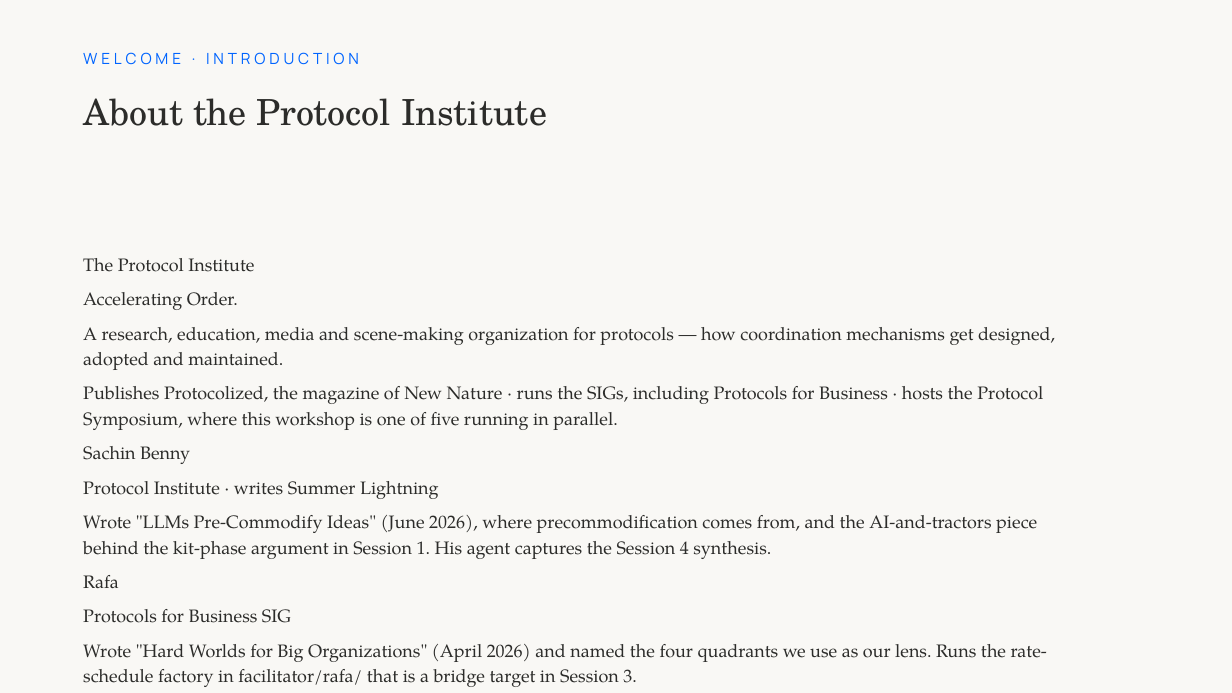
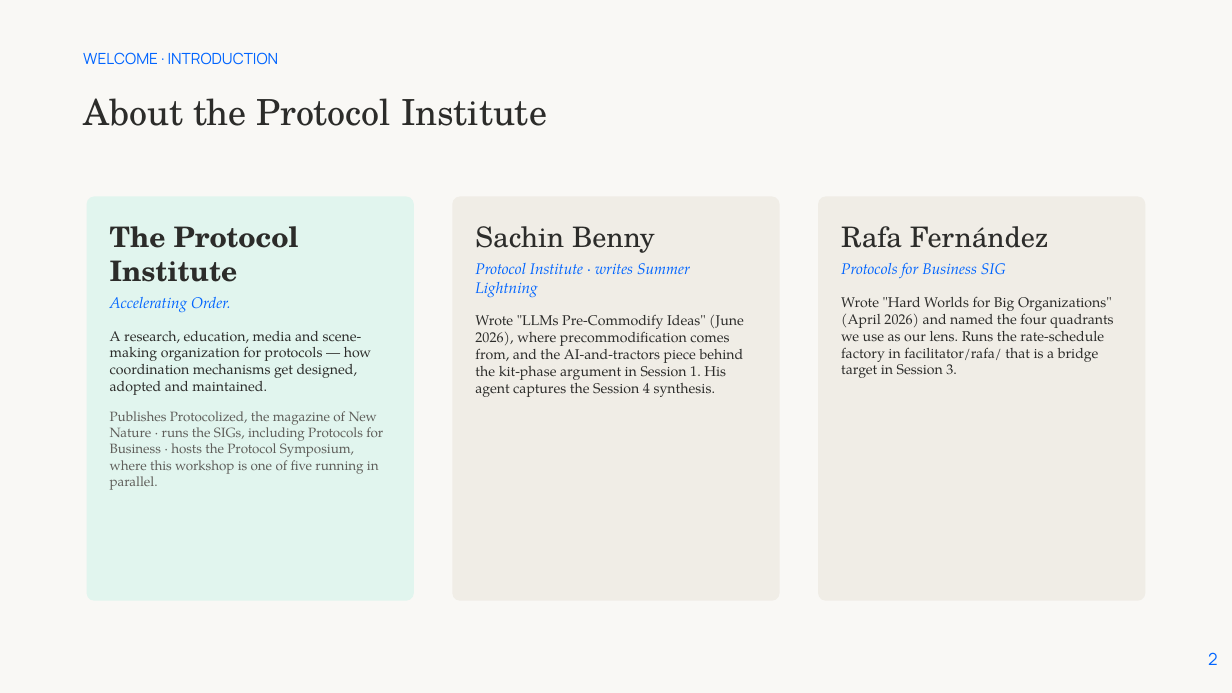
Before and after one commit to protocolvision/workshop-kitkraft, a slide deck: slide 2 of workshop-dev/slides/ai-kitcraft-slides-editable.pptx. Drawn at 1232x693 pixels with LibreOffice and Linux fonts; fonts in the diff are those of the drawing; background and template pictures are left out. Boxes give left, top, right and bottom in pixels: in the first picture for what was removed or moved away, otherwise in the second. Text is boxed around its words. In the diff, an @@ line names an element or a change of style, - is before the commit and + after.

```diff
--- a/workshop-dev/slides/ai-kitcraft-slides-editable.pptx
+++ b/workshop-dev/slides/ai-kitcraft-slides-editable.pptx
@@ text "WELCOME · INTRODUCTION" at (x1=83, y1=52, x2=279, y2=65): letter spacing 3 to 0 pt; less space between paragraphs @@
@@ rounded rectangle added at (x1=87, y1=197, x2=414, y2=602), fill #E1F5EE @@
@@ rounded rectangle added at (x1=453, y1=197, x2=780, y2=602), fill #F0EDE6 @@
@@ rounded rectangle added at (x1=818, y1=197, x2=1145, y2=602), fill #F0EDE6 @@
@@ text added at (x1=110, y1=226, x2=383, y2=490), 10.5 pt, text #5F5E5A @@
+The Protocol Institute
+Accelerating Order.
+A research, education, media and scene-making organization for protocols — how coordination mechanisms get designed, adopted and maintained.
+Publishes Protocolized, the magazine of New Nature · runs the SIGs, including Protocols for Business · hosts the Protocol Symposium, where this workshop is one of five running in parallel.
@@ text added at (x1=475, y1=226, x2=744, y2=397), 11 pt, text #2C2C2A @@
+Sachin Benny
+Protocol Institute · writes Summer Lightning
+Wrote "LLMs Pre-Commodify Ideas" (June 2026), where precommodification comes from, and the AI-and-tractors piece behind the kit-phase argument in Session 1. His agent captures the Session 4 synthesis.
@@ text added at (x1=841, y1=226, x2=1113, y2=378), 11 pt, text #2C2C2A @@
+Rafa Fernández
+Protocols for Business SIG
+Wrote "Hard Worlds for Big Organizations" (April 2026) and named the four quadrants we use as our lens. Runs the rate-schedule factory in facilitator/rafa/ that is a bridge target in Session 3.
@@ text removed at (x1=83, y1=258, x2=1055, y2=687) @@
-The Protocol Institute
-Accelerating Order.
-A research, education, media and scene-making organization for protocols — how coordination mechanisms get designed, adopted and maintained.
-Publishes Protocolized, the magazine of New Nature · runs the SIGs, including Protocols for Business · hosts the Protocol Symposium, where this workshop is one of five running in parallel.
-Sachin Benny
-Protocol Institute · writes Summer Lightning
-Wrote "LLMs Pre-Commodify Ideas" (June 2026), where precommodification comes from, and the AI-and-tractors piece behind the kit-phase argument in Session 1. His agent captures the Session 4 synthesis.
-Rafa
-Protocols for Business SIG
-Wrote "Hard Worlds for Big Organizations" (April 2026) and named the four quadrants we use as our lens. Runs the rate-schedule factory in facilitator/rafa/ that is a bridge target in Session 3.
@@ page number added at (x1=1208, y1=652, x2=1218, y2=665), 13 pt, text #0064FF @@
+2
```
Also in this commit, not shown: 41 other slides changed, 14 slides added, 15 slides removed, 1 other file.
